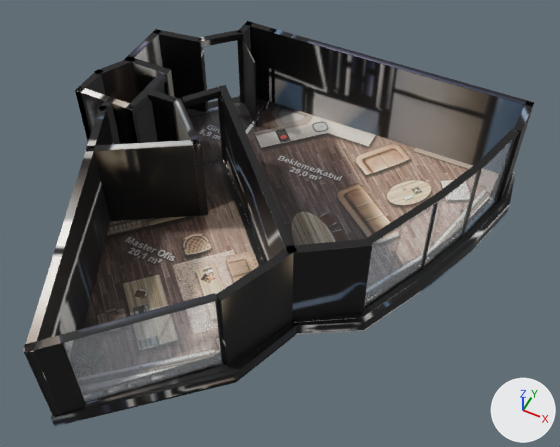
An edit to the glTF model akasya-3d/kent-6/model.glb, drawn before and after from the same camera.
Camera for both pictures: a 50 mm camera at (5.87, -9.83, 13.71) aimed at (0.77, 0.38, 0.96). Arrows for +X, +Y and +Z are at lower right; the lights stay in place. The picture after the commit comes second. Where no turn or scale is listed for an object, it has been applied to the vertices. Vertices at exactly the same position are counted once.

Script lines for the objects in view, before the commit:
```python
mat_baked = bpy.data.materials.new('baked')
mat_baked.use_nodes = True; mat_baked.node_tree.nodes.clear()
_N = mat_baked.node_tree.nodes; _L = mat_baked.node_tree.links
n0 = _N.new('ShaderNodeBsdfPrincipled'); n0.name = 'Principled BSDF'
n1 = _N.new('ShaderNodeOutputMaterial'); n1.name = 'Material Output'
n2 = _N.new('ShaderNodeTexImage'); n2.name = 'Image Texture'
n2.image = img_model_glb
n3 = _N.new('ShaderNodeMapping'); n3.name = 'Mapping'
n3.inputs[1].default_value = (0.00123, -14.97, 0.0)  # 'Location'
n3.inputs[3].default_value = (15.73, 15.97, 1.0)  # 'Scale'
n4 = _N.new('ShaderNodeUVMap'); n4.name = 'UV Map'
n4.uv_map = 'UVMap'
_L.new(n0.outputs[0], n1.inputs[0])  # 'BSDF' to 'Surface'
_L.new(n2.outputs[0], n0.inputs[0])  # 'Color' to 'Base Color'
_L.new(n3.outputs[0], n2.inputs[0])  # 'Vector' to 'Vector'
_L.new(n4.outputs[0], n3.inputs[0])  # 'UV' to 'Vector'
me_mesh_0 = bpy.data.meshes.new('Mesh_0')
me_mesh_0.from_pydata(...)  # 1432 vertices, 2456 faces; spans x 0.0..10.15, y -10.69..0.0, z 0.0..2.62
me_mesh_0.materials.append(mat_baked)
me_mesh_1 = bpy.data.meshes.new('Mesh_1')
me_mesh_1.from_pydata(...)  # 8 vertices, 12 faces; spans x 9.41..9.8, y -2.61..-1.22, z 0.36..2.61
me_mesh_1.materials.append(mat_glass_rt)  # white #edf3f9
me_mesh_3 = bpy.data.meshes.new('Mesh_3')
me_mesh_3.from_pydata(...)  # 8 vertices, 12 faces; spans x 8.12..8.92, y -5.6..-3.94, z 0.36..2.61
me_mesh_3.materials.append(mat_glass_rt)  # white #edf3f9
ob_mesh_0 = bpy.data.objects.new('Mesh_0', me_mesh_0)
ob_mesh_0.location = (-5.07, 5.34, -0.36)
ob_mesh_1 = bpy.data.objects.new('Mesh_1', me_mesh_1)
ob_mesh_1.location = (-5.07, 5.34, -0.36)
ob_mesh_3 = bpy.data.objects.new('Mesh_3', me_mesh_3)
ob_mesh_3.location = (-5.07, 5.34, -0.36)
# also in view: 'Mesh_2' at (4.1, 2.06, 1.12); 'Mesh_4' at (0.06, -3.79, 1.12)
```
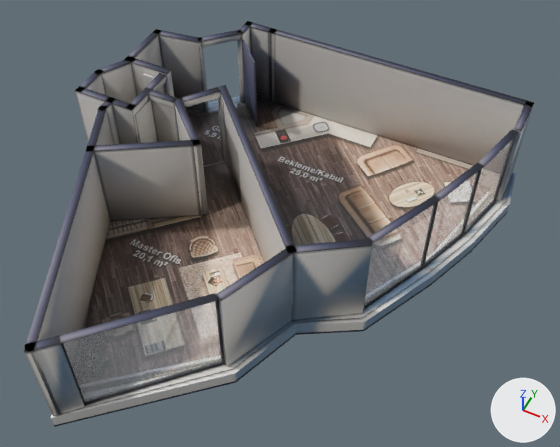
Where the change shows, as pixel boxes [x1, y1, x2, y2] in the pictures (560 x 447 px; the box of a moved part takes in the faces that stretch with it):
'Mesh_0', surface changed (black to grey)
    both: [24, 21, 533, 427]
part 1 of me_mesh_0, added
    after: [134, 35, 163, 67]
part 2 of me_mesh_0, moved or reshaped
    before: [75, 88, 135, 110]
    after: [124, 30, 160, 60]
part 3 of me_mesh_0, added
    after: [75, 91, 138, 144]
part 4 of me_mesh_0, added
    after: [75, 87, 136, 110]
part 5 of me_mesh_0, reshaped
    before: [75, 21, 277, 262]
    after: [101, 21, 515, 382]
part 6 of me_mesh_0, surface changed (black to grey)
    both: [24, 22, 533, 427]

What changed in the scene script:
```text
Change mat_baked:
    where n3 = _N.new('ShaderNodeMapping'); n3.name = 'Mapping'
    n3.inputs[1].default_value: (0.00123, -14.97, 0.0) -> (0.000906, -14.68, 0.0)  # 'Location'
    n3.inputs[3].default_value: (15.73, 15.97, 1.0) -> (15.97, 15.66, 1.0)  # 'Scale'
Change me_mesh_0:
    used by ob_mesh_0; location = (-5.07, 5.34, -0.36)
    remove me_mesh_0.from_pydata(...)  # 1432 vertices, 2456 faces; spans x 0.0..10.15, y -10.69..0.0, z 0.0..2.62
    add me_mesh_0.from_pydata(...)  # 1687 vertices, 3010 faces; spans x 0.0..10.15, y -10.69..0.0, z 0.0..2.62
    me_mesh_0 part 1: a new loose piece, a box spanning x 0.57..0.74, y -2.91..-1.48, z 0.36..2.61, in mat_baked
    me_mesh_0 part 2: the loose piece of 8 vertices spanning x 0.22..1.81, y -4.42..-4.24, z 2.61..2.62 is turned -90 degrees about the z axis through its middle and scaled by 0.906, then moved by (-0.36, 2.13, 0.0)
    me_mesh_0 part 3: a new loose piece, a box spanning x 0.23..1.8, y -4.42..-4.25, z 0.36..2.61, in mat_baked
    me_mesh_0 part 4: a new loose piece, a box spanning x 0.226..1.804, y -4.418..-4.244, z 2.61..2.622, in mat_baked
    me_mesh_0 part 5: 1 vertex moved within x 3.44, y -2.85, z 0.36; 45 vertices removed from x 0.22..3.79, y -4.82..-0.12, z 0.36..2.62; 276 vertices added at x 0.22..7.11, y -6.62..-0.05, z 0.0..2.62
    me_mesh_0 part 6: 1348 kept faces spanning x 0.0..10.15, y -10.69..0.0, z 0.0..2.62 get new texture (UV) coordinates
```
